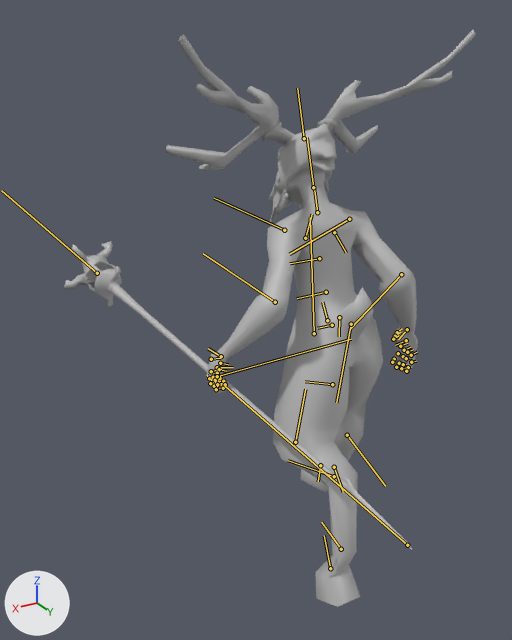
One commit to the FBX model Assets/Imported Items/Animation/Boss/Boss_Animation_Walk.fbx: the scene before it, then after it.
Rendered twice from a 50 mm lens placed at (0.368, 0.35, 0.37), pointed at (0.04, -0.197, 0.096). The lights are fixed; the arrows at lower left show +X, +Y and +Z. Both versions are drawn at frame 18 of the action 'Take 001'; the numbers are the values there. The bones that bend it are drawn over the model as lines.

In view in the first picture: 'BossGeo'.
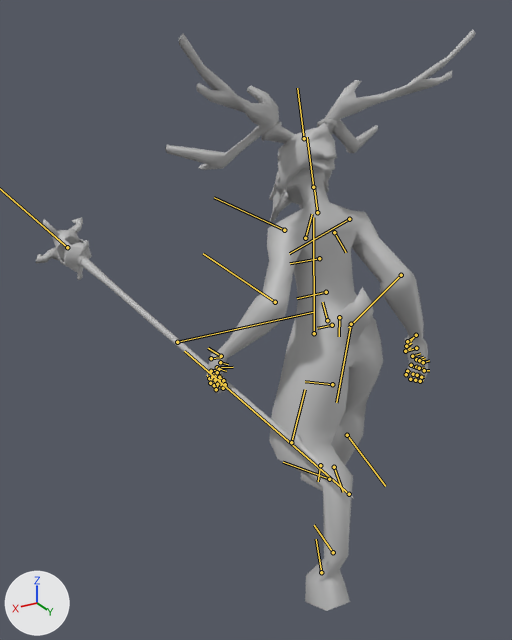
Location of each change, [x1, y1, x2, y2] in pixels of the pictures (512 x 640 px):
'BossGeo', posed (7% wider): before [64, 30, 476, 607]; after [36, 30, 476, 611]
bone 'joint74', root to tip: before (217, 376) to (351, 339); after (177, 342) to (313, 312)
bone 'joint32', root to tip: before (401, 274) to (350, 329); after (401, 275) to (348, 327)
bone 'joint53', root to tip: before (406, 340) to (395, 345); after (416, 348) to (405, 351)
bone 'joint6', root to tip: before (314, 333) to (310, 217); after (314, 333) to (313, 217)
bone 'joint7', root to tip: before (295, 442) to (305, 389); after (291, 442) to (305, 389)

What the commit changed:
Bone 'joint74' (bone_joint74) moves from (0.5, -3.2, 0.5) to (1.8, 2.4, 1.8).
Bone 'joint32' (bone_joint32) turns from (-1, -54, 9) to (-1, -44, 7) degrees about its own x, y and z.
Bone 'joint53' (bone_joint53) moves from (0.0, 0.5, -0.1) to (0.0, 0.6, 0.0).
Bone 'joint53' (bone_joint53) turns from (-11, -6, -19) to (-11, -2, -23) degrees about its own x, y and z.
Bone 'joint6' (bone_joint6) turns from (3, 2, 8) to (4, 3, 11) degrees about its own x, y and z.
Bone 'joint7' (bone_joint7) turns from (2, 3, 19) to (2, 3, 17) degrees about its own x, y and z.
